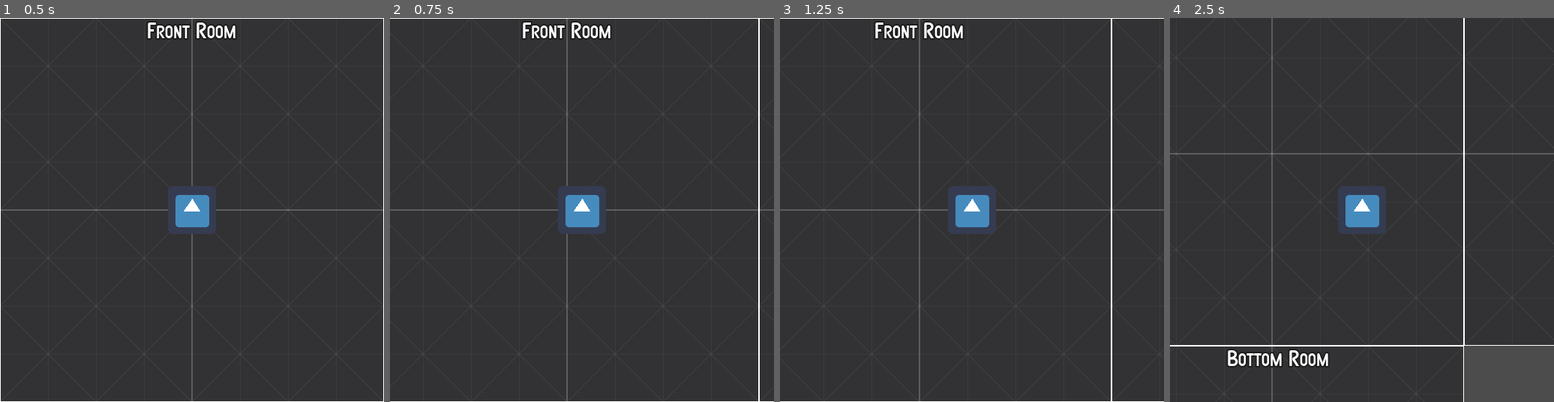
Above: before the commit, frames 1-4 (left to right).
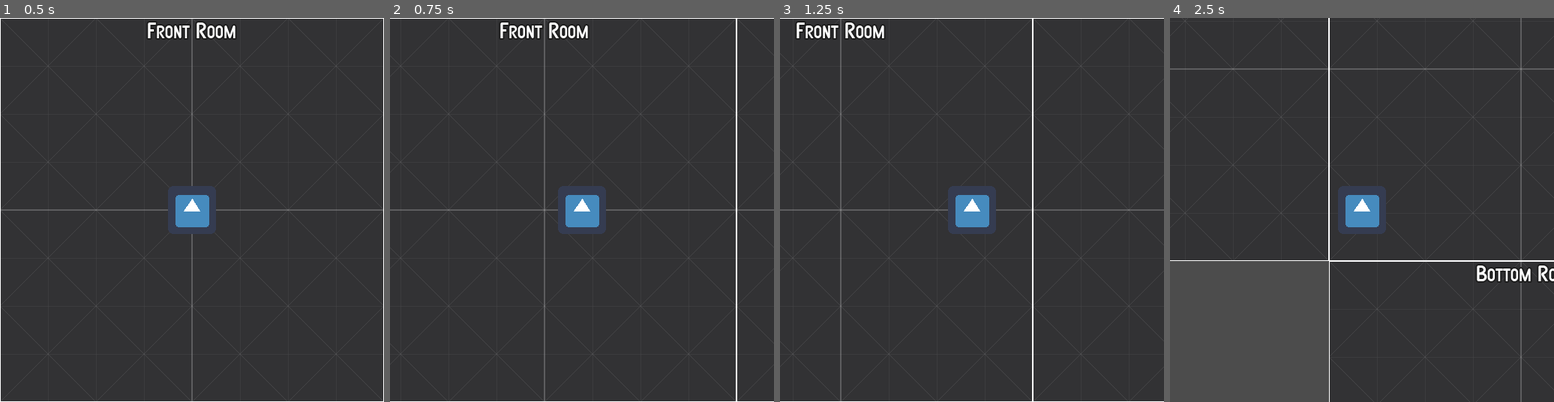
Above: after the commit, the same moments.

Repository: rmvermeulen/hyper-world
Game: Godot game, scene res://MainMenu.tscn
Two runs of this game, one before a commit and one after it. Both use one fixed random seed, a clock stepped at 60 frames per second and the inputs below. The engine's default icon, where the game draws it, is replaced by a stand-in: a white triangle on a blue panel in a dark square.
Inputs:
- Up to frame 1 (0.5 s): no input
- Up to frame 2 (0.75 s): tap Enter at 0.5 s; hold Right (move_right) from 0.53 s (still down)
- Up to frame 3 (1.25 s): keep holding Right (move_right)
- Up to frame 4 (2.5 s): release Right (move_right) at 1.28 s; hold Down (move_down) 1.28-2.03 s; hold Right (move_right) from 2.03 s (still down)

Frame 1 is identical in both runs. In frame 2, 2.1% of the frame differs, in the area x 2-97%, y 0-100%; in frame 3, 2.5%; in frame 4, 20%, in the area x 0-100%, y 0-100%.
Error before the commit: Invalid set index 'text' (on base: 'null instance') with value of type 'String'. (res://cube3_map_2d/MainScene.gd:27)

Commit message:
hyper world: fix more merge-issues

Diff:
--- a/cube3_map_2d/MainScene.gd
+++ b/cube3_map_2d/MainScene.gd
@@ -1,7 +1,7 @@
 extends Node2D
 
 # const FLOOR_TEXTURE := preload("res://assets/proto-textures/Dark/texture_05.png")
-const ROOM_SIZE := 256
+const ROOM_SIZE := 512
 
 var cube_data = preload("./CubeData.gd").create()
 var current_room_id := "front"
@@ -23,13 +23,6 @@
 
 func _change_room_to(next_room_id: String, dir: String) -> void:
 	var info = cube_data[next_room_id]
-	# update labels
-	$RoomArea/Labels/Current.text = next_room_id
-	$RoomArea/Labels/North.text = info.north.id
-	$RoomArea/Labels/East.text = info.east.id
-	$RoomArea/Labels/South.text = info.south.id
-	$RoomArea/Labels/West.text = info.west.id
-
 	# rotate the player and camera
 	$Player.rotate(cube_data[current_room_id][dir].angle)
 
--- a/cube3_map_2d/Player.gd
+++ b/cube3_map_2d/Player.gd
@@ -6,4 +6,4 @@
 		int(Input.is_action_pressed("move_right")) - int(Input.is_action_pressed("move_left")),
 		int(Input.is_action_pressed("move_down")) - int(Input.is_action_pressed("move_up"))
 	)
-	move_and_slide(input.normalized().rotated(rotation) * 100)
+	move_and_slide(input.normalized().rotated(rotation) * 250)
